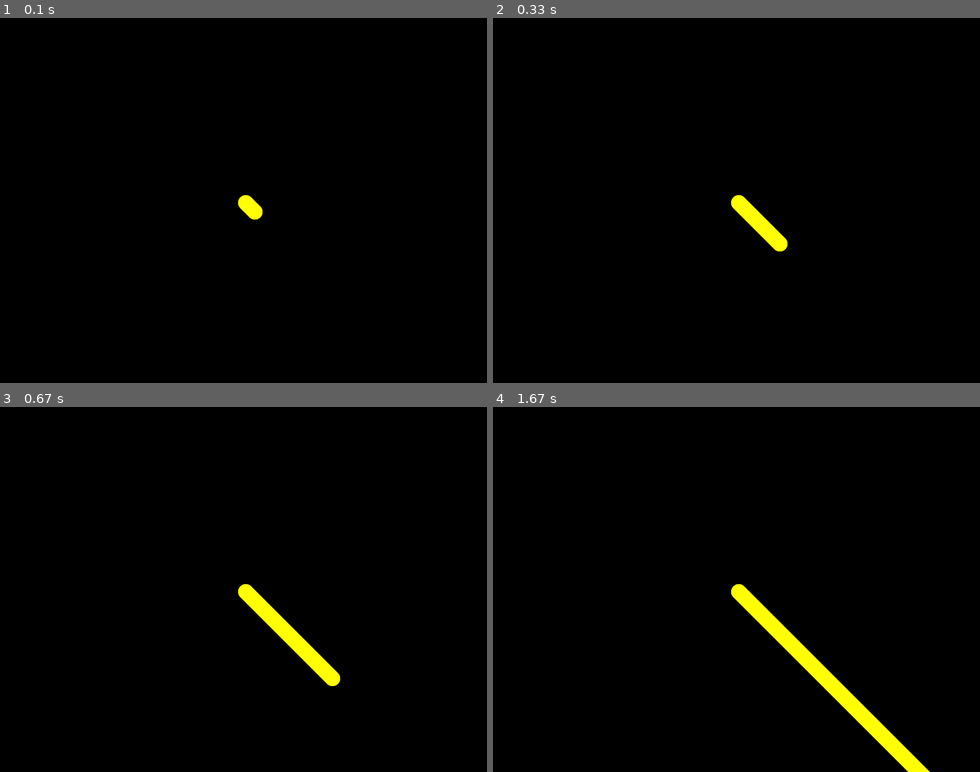
Above: before the commit, frames 1-4 (two rows, left to right).
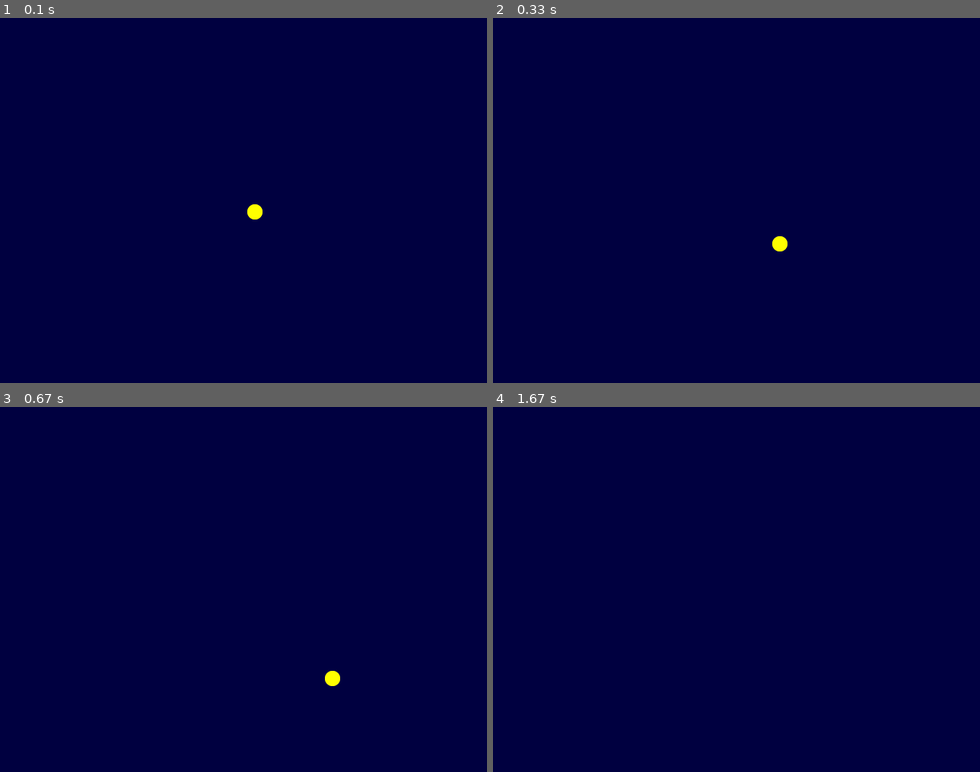
Above: after the commit, the same moments.

Repository: WolfArtt/Inicianando_con_pygame
Game: pygame game, started from Video_Juego.py
Two runs of this game, one before a commit and one after it. Both use one fixed random seed, a clock stepped at 60 frames per second and the inputs below.
Inputs:
- Up to frame 1 (0.1 s): no input
- Up to frame 2 (0.33 s): no input
- Up to frame 3 (0.67 s): no input
- Up to frame 4 (1.67 s): no input

The runs differ from the first frame. In frame 1, 100% of the frame differs, in the area x 0-100%, y 0-100%; in frame 2, 100%; in frame 3, 100%; in frame 4, 100%.

Commit message:
vemos el 2do problema que nos salio al utilizar las colisciones(movimiento) vemos una linea amarilla dibujada por el camino que va la bolita con este codigo lo solucionamos

Diff:
--- a/Repaso_visto_hasta_ahora.txt
+++ b/Repaso_visto_hasta_ahora.txt
@@ -73,13 +73,19 @@
     Despues de hacer correr nuestro script vemos tres  cosas:
         1. el movimiento ocurrio muy rapido, pues dejo una linea amarilla
         2. por que? hay una linea amarilla
-        3. donde esta la bolita?
+        3. donde esta la bolita? por que se va y no regresa?
     Explicando:
-        1. el movimiento ocurrio muy rapido pues ocurre a la velocidad que puede [procesarlo la computadora
+        1.  El movimiento ocurrio muy rapido pues ocurre a la velocidad que puede [procesarlo la computadora
                 * Para monitorear el tiempo del juego pygame ofrece un objeto reloj
                     pygame.time.Clock()
                 Ya que tenemos el reloj podemos establecer los frames por segundo justo al inicio de nuestro ciclo infinito
                 con el metodo: reloj.tick(60)
                 este 60 quiere decir que nuestro juego correra como maximo 60 veces por segundo
                 Ya podemos observar como se va construyendo la estela de nuestra bolita
-        2.
+        2.  La linea amarilla aparece por cada bolita dibujada a travez del tiempo
+            lo que podemos hacer es rellenar la pantalla de algun color y sobre la pantalla limpia volver a dibujar los demas elementos
+            primero creamos un color en formato RGB junto con las demas variables al inicio del archivo
+            y antes de dibujar la bolita rellenamos la pantalla con el metodo:
+                pantalla.fill(color_que_queremos)
+            Al ejecutar de nuevo tenemos una pantalla con fondo azul y una bolita que no deja rastro
+        3.
--- a/Video_Juego.py
+++ b/Video_Juego.py
@@ -6,6 +6,7 @@
 
 ancho = 640
 alto = 480
+color_azul = (0,0,64) # Color azul para el fondo
 
 class Bolita(pygame.sprite.Sprite):
     def __init__(self):
@@ -25,6 +26,8 @@
         self.speed = [3,3]
 
     def update(self):
+
+
         # Mover en base a posicion actual y velocidad
         self.rect.move_ip(self.speed)
 
@@ -52,6 +55,9 @@
     #Actualizar posicion de la bolita
     bolita.update()
 
+    # Rellenar pantalla
+    pantalla.fill(color_azul)
+
     #Dibujar bolita en pantalla
     pantalla.blit(bolita.image, bolita.rect)
 
